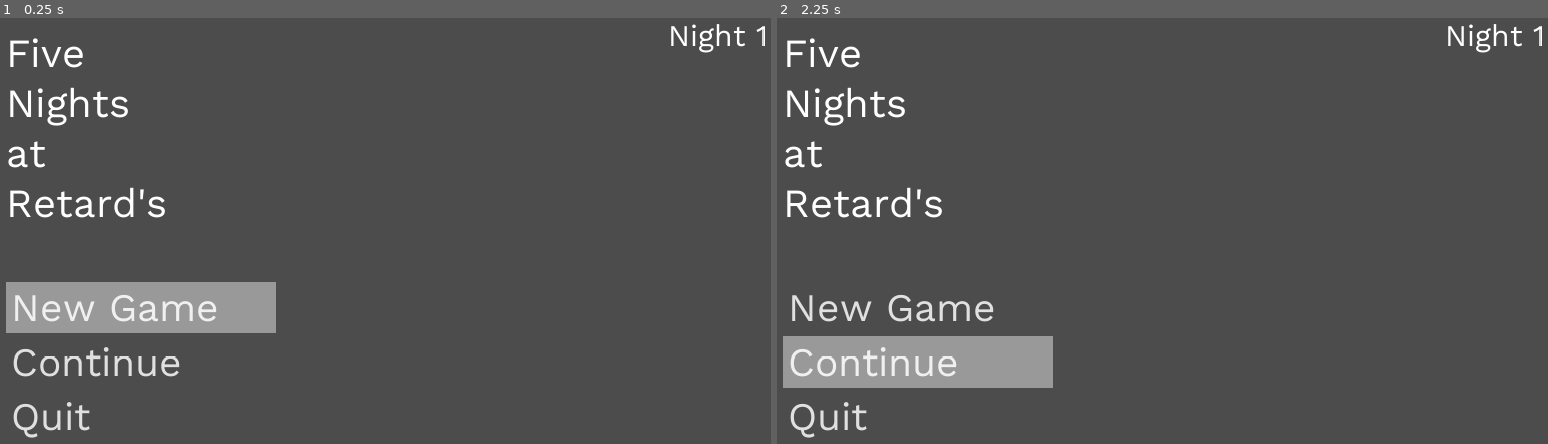
Above: before the commit, frames 1-2 (left to right).
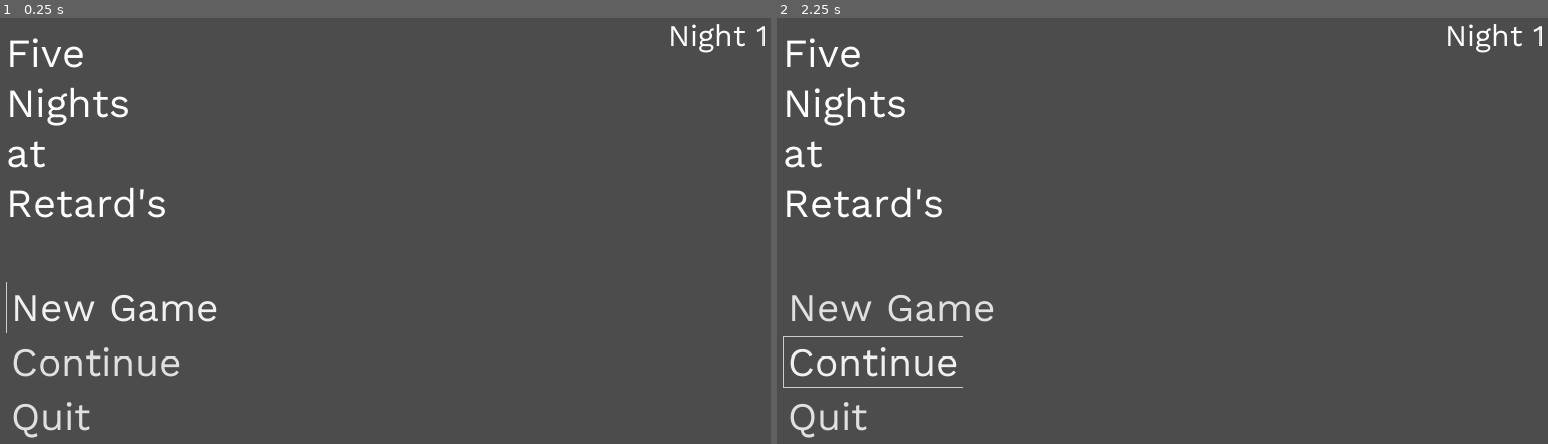
Above: after the commit, the same moments.

Repository: unhappystaek/Five-nights-at-REDACTED-s
Game: Godot game, scene res://scenes/actuall_scenes/Menu.tscn
The game is run twice, just before and just after one commit, with the same random seed, the same clock (stepped at 60 frames per second) and the same inputs.
Inputs:
- Up to frame 1 (0.25 s): no input
- Up to frame 2 (2.25 s): click "New Game" at 0.5 s; click "New Game" at 1.25 s; click "Continue" at 2 s

The runs differ from the first frame. In frame 1, 3.8% of the frame differs, in the area x 0-36%, y 61-74%; in frame 2, 3.9%, in the area x 0-36%, y 74-87%.

Commit message:
minor menu change

Diff:
--- a/scenes/actuall_scenes/Menu.tscn
+++ b/scenes/actuall_scenes/Menu.tscn
@@ -23,11 +23,11 @@
 [node name="VBoxContainer" type="VBoxContainer" parent="."]
 margin_left = 32.0
 margin_top = 31.0
-margin_right = 378.0
+margin_right = 472.0
 margin_bottom = 567.0
 
 [node name="Label" type="Label" parent="VBoxContainer"]
-margin_right = 346.0
+margin_right = 440.0
 margin_bottom = 257.0
 size_flags_vertical = 1
 custom_fonts/font = SubResource( 1 )
@@ -38,22 +38,25 @@
 
 [node name="spacer" type="Label" parent="VBoxContainer"]
 margin_top = 261.0
-margin_right = 346.0
+margin_right = 440.0
 margin_bottom = 323.0
 size_flags_vertical = 1
 custom_fonts/font = SubResource( 1 )
 
 [node name="newGame" parent="VBoxContainer" instance=ExtResource( 1 )]
 margin_top = 327.0
+margin_right = 282.0
 margin_bottom = 394.0
 focus_neighbour_top = NodePath("../quit")
 
 [node name="continue" parent="VBoxContainer" instance=ExtResource( 1 )]
 margin_top = 398.0
+margin_right = 237.0
 margin_bottom = 465.0
 text = "Continue"
 
 [node name="quit" parent="VBoxContainer" instance=ExtResource( 1 )]
+margin_right = 116.0
 focus_neighbour_bottom = NodePath("../newGame")
 text = "Quit"
 
--- a/scenes/asset_scenes/Button.tscn
+++ b/scenes/asset_scenes/Button.tscn
@@ -7,11 +7,17 @@
 font_data = ExtResource( 1 )
 
 [sub_resource type="StyleBoxFlat" id=2]
+bg_color = Color( 0, 0, 0, 0 )
+border_width_left = 1
+border_width_top = 1
+border_width_right = 1
+border_width_bottom = 1
 
 [node name="Button" type="Button"]
 margin_top = 469.0
 margin_right = 346.0
 margin_bottom = 536.0
+size_flags_horizontal = 2
 custom_fonts/font = SubResource( 1 )
 custom_styles/focus = SubResource( 2 )
 text = "New Game"
